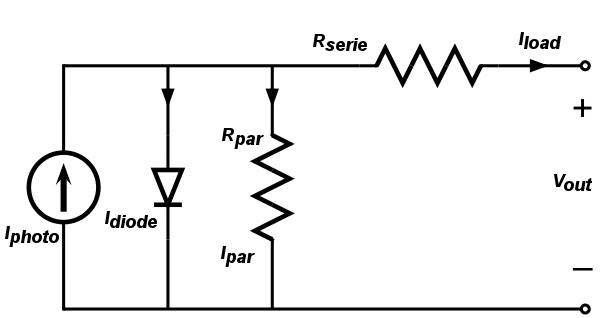
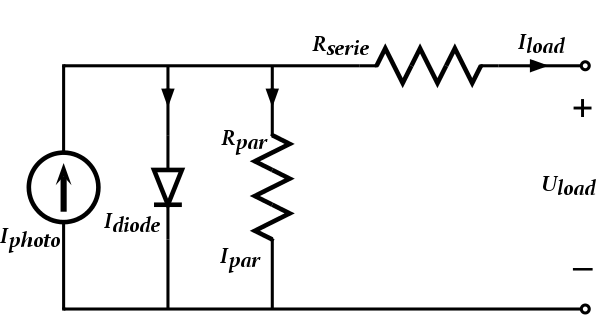
Layers edited between the first and the second 601x318 image:
renamed "Vout" to "Uload", painted on it over [543, 174, 596, 195]
painted on "Rserie" over [312, 34, 369, 55]
painted on "Rpar" over [221, 128, 268, 155]
painted on "Iload" over [518, 32, 565, 53]
painted on "Ipar" over [220, 246, 261, 273]
painted on "Idiode" over [104, 211, 160, 232]
painted on "Iphoto" over [0, 226, 60, 253]
